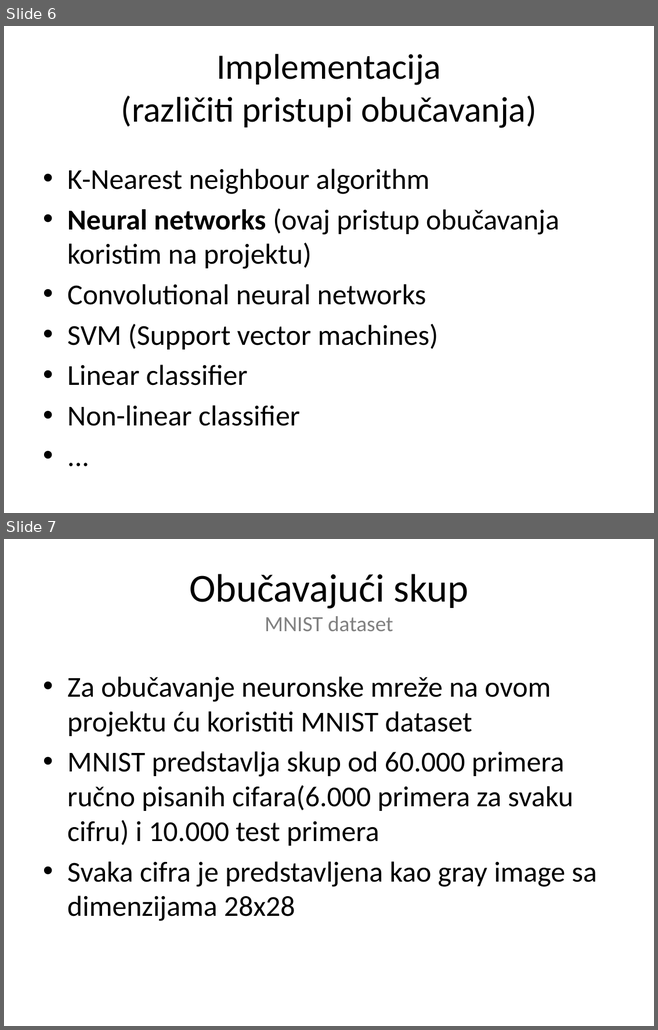
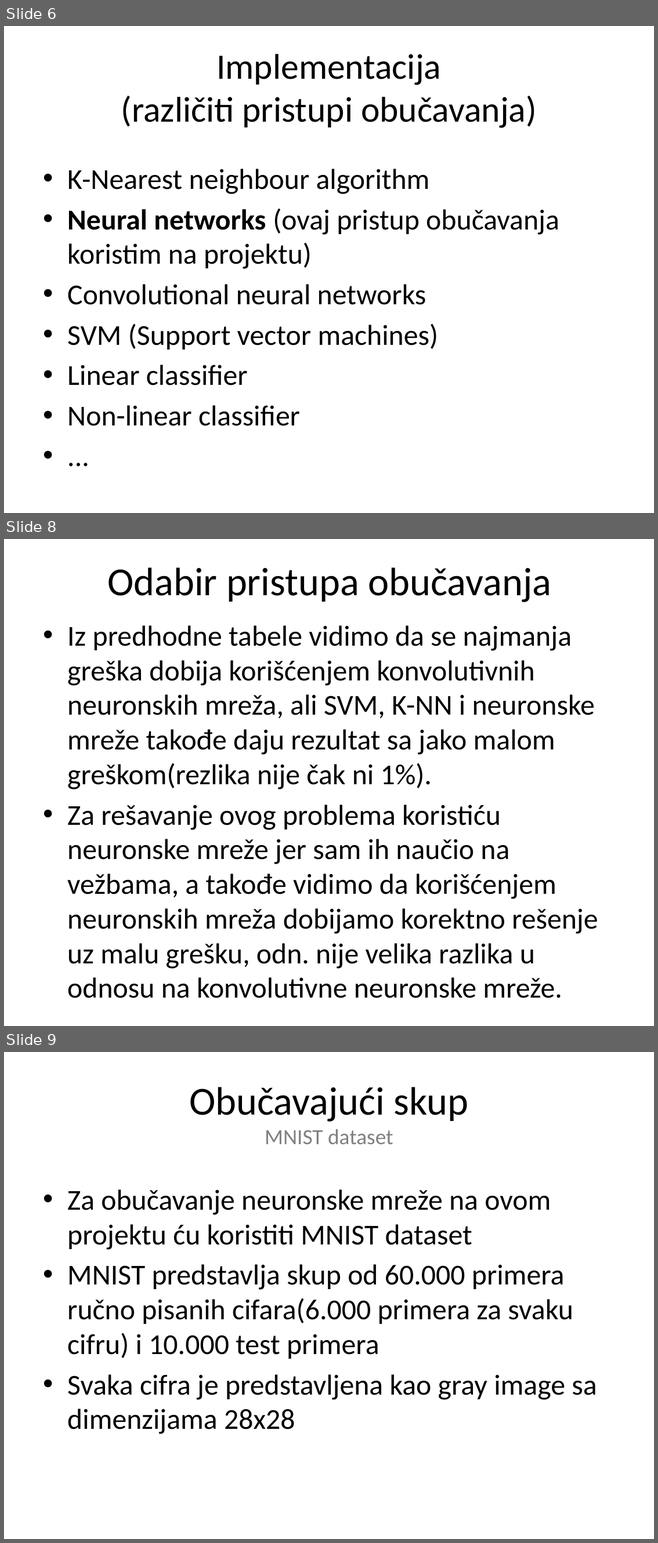
Before and after one commit to dorianciz/projekatSoft, a slide deck: Projekat prezentacija.pptx. Shown one above the other, each under a label of ours: slides 6 and 7 before the commit, slides 6, 8 and 9 after it; the slides between them are not shown. The pictures are 658x1030 and 658x1543 pixels, drawn with LibreOffice and Linux fonts; fonts in the diff are those of the drawing. Boxes give left, top, right and bottom in pixels: in the first picture for what was removed or moved away, otherwise in the second. Text is boxed around its words. In the diff, an @@ line names an element or a change of style, - is before the commit and + after.

```diff
--- a/Projekat prezentacija.pptx
+++ b/Projekat prezentacija.pptx
@@ slide 8 added at box(4, 539, 654, 1026), background #FFFFFF @@
@@ title added at box(107, 567, 551, 602), 44 pt, text #000000 @@
+Odabir pristupa obučavanja
@@ text added at box(67, 625, 598, 998), 32 pt, text #000000 @@
+• Iz predhodne tabele vidimo da se najmanja greška dobija korišćenjem konvolutivnih neuronskih mreža, ali SVM, K-NN i neuronske mreže takođe daju rezultat sa jako malom greškom(rezlika nije čak ni 1%).
+• Za rešavanje ovog problema koristiću neuronske mreže jer sam ih naučio na vežbama, a takođe vidimo da korišćenjem neuronskih mreža dobijamo korektno rešenje uz malu grešku, odn. nije velika razlika u odnosu na konvolutivne neuronske mreže.
@@ what was slide 7 is now slide 9 @@
```
Also in this commit, not shown: 1 other slide added.
